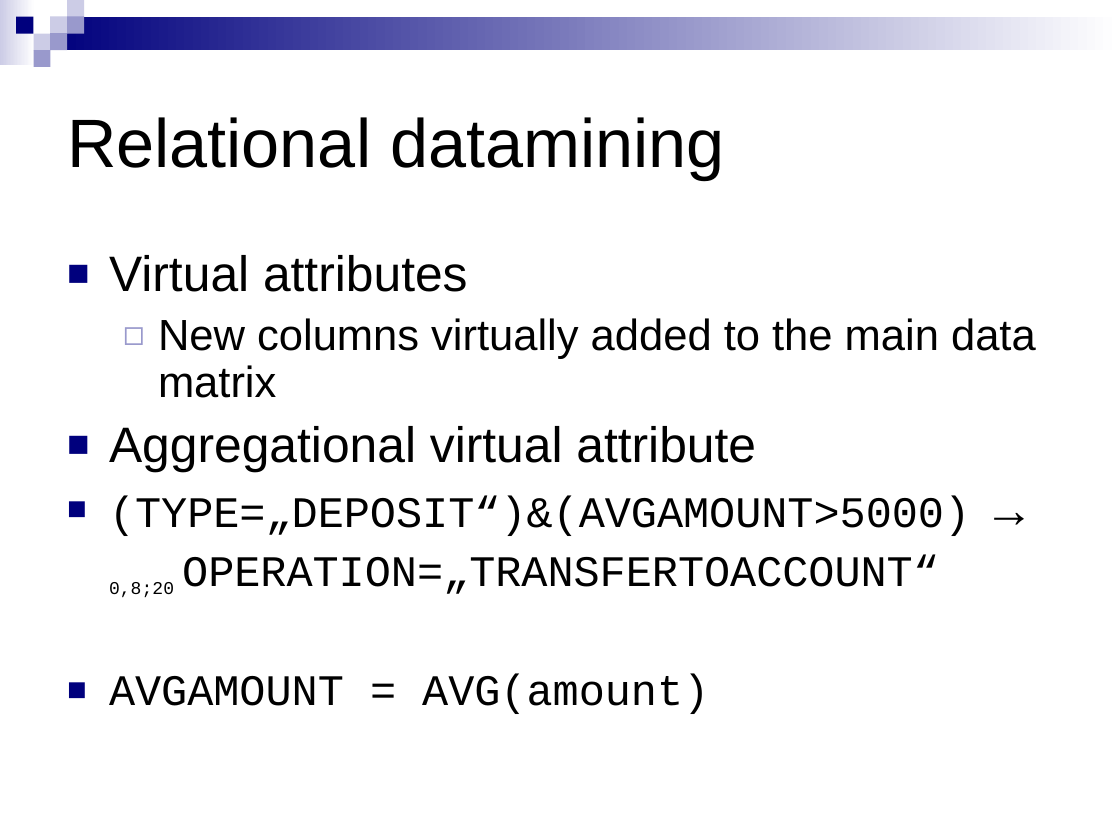
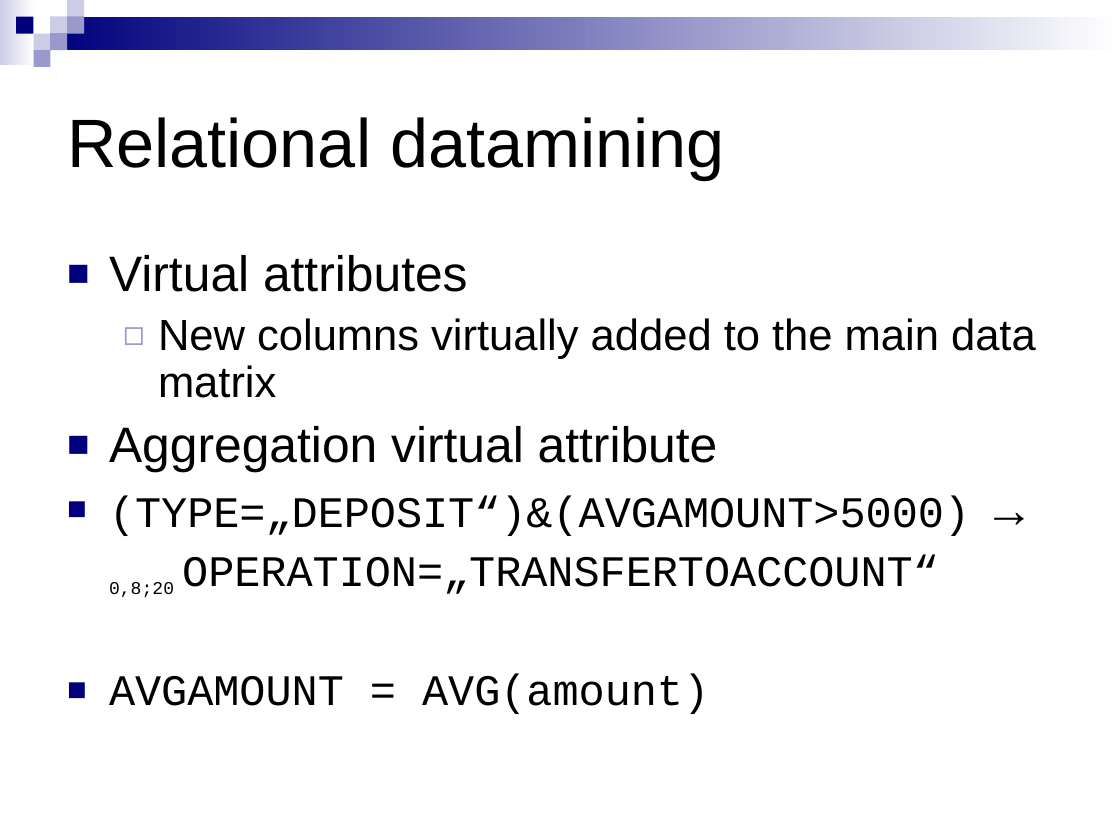
Before and after one commit to michalkovy/ferda, a slide deck: slide 3 of publications/keg4/Relational extensions.ppt. Drawn at 1120x840 pixels with LibreOffice and Linux fonts; fonts in the diff are those of the drawing. Boxes give left, top, right and bottom in pixels: in the first picture for what was removed or moved away, otherwise in the second. Text is boxed around its words. In the diff, an @@ line names an element or a change of style, - is before the commit and + after.

Commit message:
- presentation update

```diff
--- a/publications/keg4/Relational extensions.ppt
+++ b/publications/keg4/Relational extensions.ppt
@@ text at (x1=109, y1=426, x2=718, y2=473): text changed @@
-■ Aggregational virtual attribute
+■ Aggregation virtual attribute
```
Also in this commit, not shown: 2 slides added.
